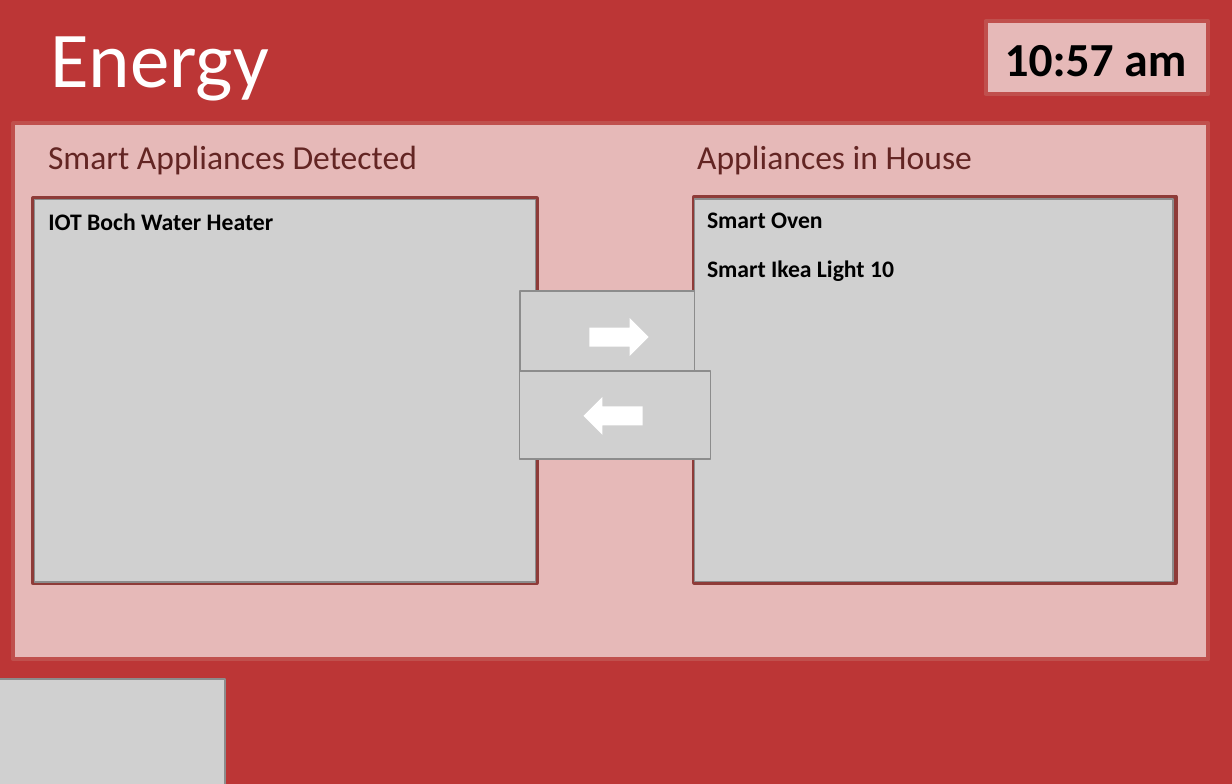
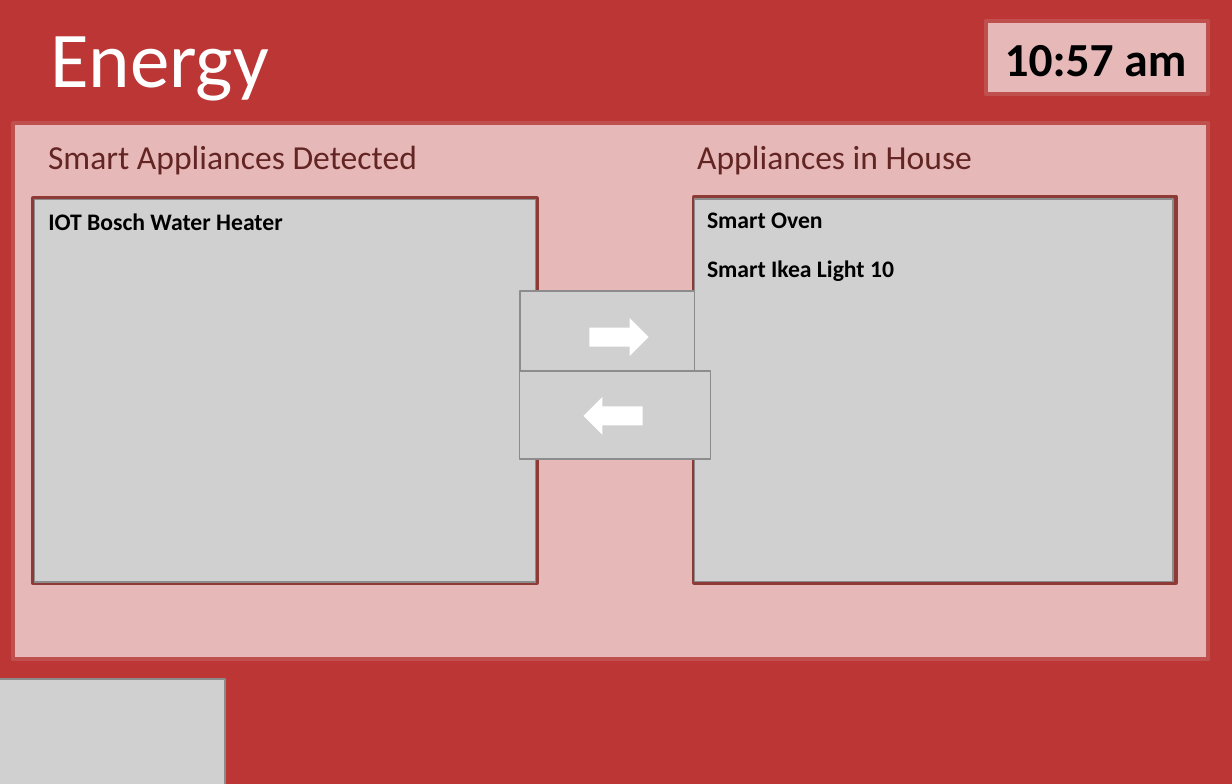
Before and after one commit to Gordo851/Design, a slide deck: slide 11 of story_board_buttonAction2.pptx. Drawn at 1232x784 pixels with LibreOffice and Linux fonts; fonts in the diff are those of the drawing; grey boxes stand for pictures. Boxes give left, top, right and bottom in pixels: in the first picture for what was removed or moved away, otherwise in the second. Text is boxed around its words. In the diff, an @@ line names an element or a change of style, - is before the commit and + after.

```diff
--- a/story_board_buttonAction2.pptx
+++ b/story_board_buttonAction2.pptx
@@ table at (34,201,533,447) @@
-row 1, column 1: IOT Boch Water Heater
+row 1, column 1: IOT Bosch Water Heater
```
Also in this commit, not shown: 3 other slides changed.
